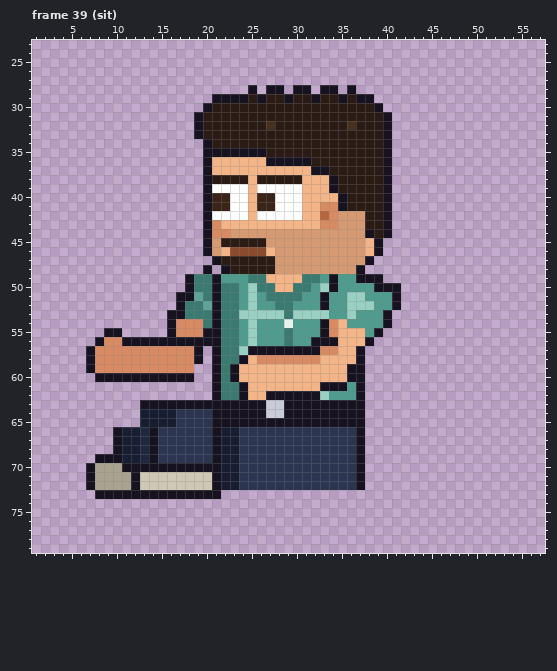
One commit to this pixel-art file: sprites/staff/casual_garrison_left_anim.aseprite. The picture above is the old version.
64x80 pixels, 129 frames. Colours within 5 levels of each other are drawn and written as one. Shown: frame 39 (sit): x 1..57, y 23..79. The old version is drawn lined up with the new one. The commit also changed other frames, which this record leaves out.
New version:
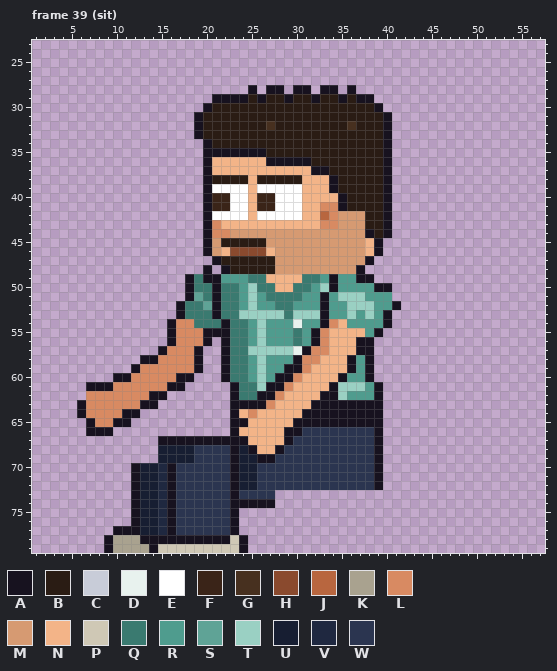
Palette (. is transparent): A #17121f  B #2a1c14  C #c8ccd8  D #e8f2ee  E #ffffff  F #3a2418  G #47301f  H #8a4a2e  J #b8663f  K #a9a28f  L #d88a62  M #d69a72  N #f3b488  P #cfc8b5  Q #3a7a70  R #4f9c8e  S #5fa396  T #9ad0c3  U #171e32  V #1f2840  W #2b3550
What changed:
whole drawing moved by -2,-6 (the old picture is shown already moved)
Frame 39 (sit):
y 49: x 20 Q -> A; x 39 A -> .
y 50: x 41 A -> .
y 51: x 17 A -> .; x 35 R -> T; x 41 A -> .
y 53: x 16 A -> .; x 33 T -> A; x 38 R -> T
y 54: x 19 L -> Q; x 21..22 AQ -> QA; x 24..26 RTR -> QRT; x 29..30 DR -> RD
y 55: x 9..10 AA -> ..; x 22 Q -> A; x 24..26 RTR -> QRT; x 29..30 QR -> RQ; x 32..34 RAL -> ALN
y 56: x 8..15 ALLAAAAA -> ........; x 17..19 AAA -> LLL; x 21..22 AQ -> .A; x 24..26 RTR -> QRT; x 29..30 QR -> RQ; x 33..34 AA -> LN; x 37 N -> A
y 57: x 7..15 ALLLLLLLL -> ........A; x 21..22 AQ -> .A; x 24..30 TAAAAAA -> QTTTTTD; x 32 A -> L; x 34 L -> N; x 38 . -> A
y 58: x 7..14 ALLLLLLL -> ......AA; x 21..22 AQ -> .A; x 24..30 ANLLLLL -> QRTRRRA; x 36..38 NA. -> ARA
y 59: x 7..12 ALLLLL -> .....A; x 19 . -> A; x 21..31 AQANNNNNNNN -> .AQQRTRRAAL; x 37..38 A. -> RA
y 60: x 8..9 AA -> ..; x 12..16 AAAAA -> LLLLL; x 21..30 AQANNNNNNN -> .AQQRTRAAL; x 35..38 NAA. -> ARRA
y 61: x 7..17 ........... -> AAALLLLLLAA; x 21..29 AQQANNNNN -> ..AQQTAAL; x 33 A -> N; x 35..39 ARA.. -> TTTRA
y 62: x 7..15 ......... -> LLLLLLLAA; x 21..26 AQQANN -> ..AQQA; x 28..35 AAAAATRR -> LNNNNAAT; x 37..39 A.. -> RRA
y 63: x 6..12 ....... -> ALLLLLL; x 15..22 AAAAAAAA -> ........; x 27..31 CCAAA -> LNNNN; x 38..39 .. -> AA
y 64: x 6..22 .......UUUUWWWWAA -> ALLLLAA..........; x 24..30 AAACCAA -> NLNNNNN; x 38..39 .. -> AA
y 65: x 7..11 ..... -> ALLAA; x 13..22 UUUUWWWWAA -> ..........; x 25..29 AAAAA -> NNNNN; x 38..39 .. -> AA
y 66: x 7..30 ...AUUVAWWWWWWAUUWWWWWWW -> AAA.............ANNNNNAA; x 37..39 A.. -> WWA
y 67: x 10..20 AUUVAWWWWWW -> .....AAAAAA; x 22..29 UUWWWWWW -> AAANNNNA; x 37..39 A.. -> WWA
y 68: x 10..18 AUUVAWWWW -> .....UUUU; x 21..28 AUUWWWWW -> WWAUANNA; x 37..39 A.. -> WWA
y 69: x 8..18 AAAUUVAWWWW -> .......UUUU; x 21..27 AUUWWWW -> WWAUUAA; x 37..39 A.. -> WWA
y 70: x 7..11 AKKKA -> .....; x 13..15 AAA -> UUV; x 17..25 AAAAAUUWW -> WWWWWWAUU; x 37..39 A.. -> WWA
y 71..72: x 7..11 AKKKK -> .....; x 13..25 PPPPPPPPAUUWW -> UUVAWWWWWWAUU; x 37..39 A.. -> WWA
y 73: x 8..11 AAAA -> ....; x 13..15 AAA -> UUV; x 17..27 AAAAA...... -> WWWWWWAWWWW
y 74: x 12..27 ................ -> AUUVAWWWWWWAAAAA
y 75..76: x 12..23 ............ -> AUUVAWWWWWWA
y 77: x 10..23 .............. -> AAAUUVAWWWWWWA
y 78: x 9..24 ................ -> AKKKAAAAAAAAAAPA
y 79: x 9..24 ................ -> AKKKKAPPPPPPPPPA
Where, in picture pixels (left, top, right, bottom), the same in both pictures:
changed: (77, 274, 401, 553)
